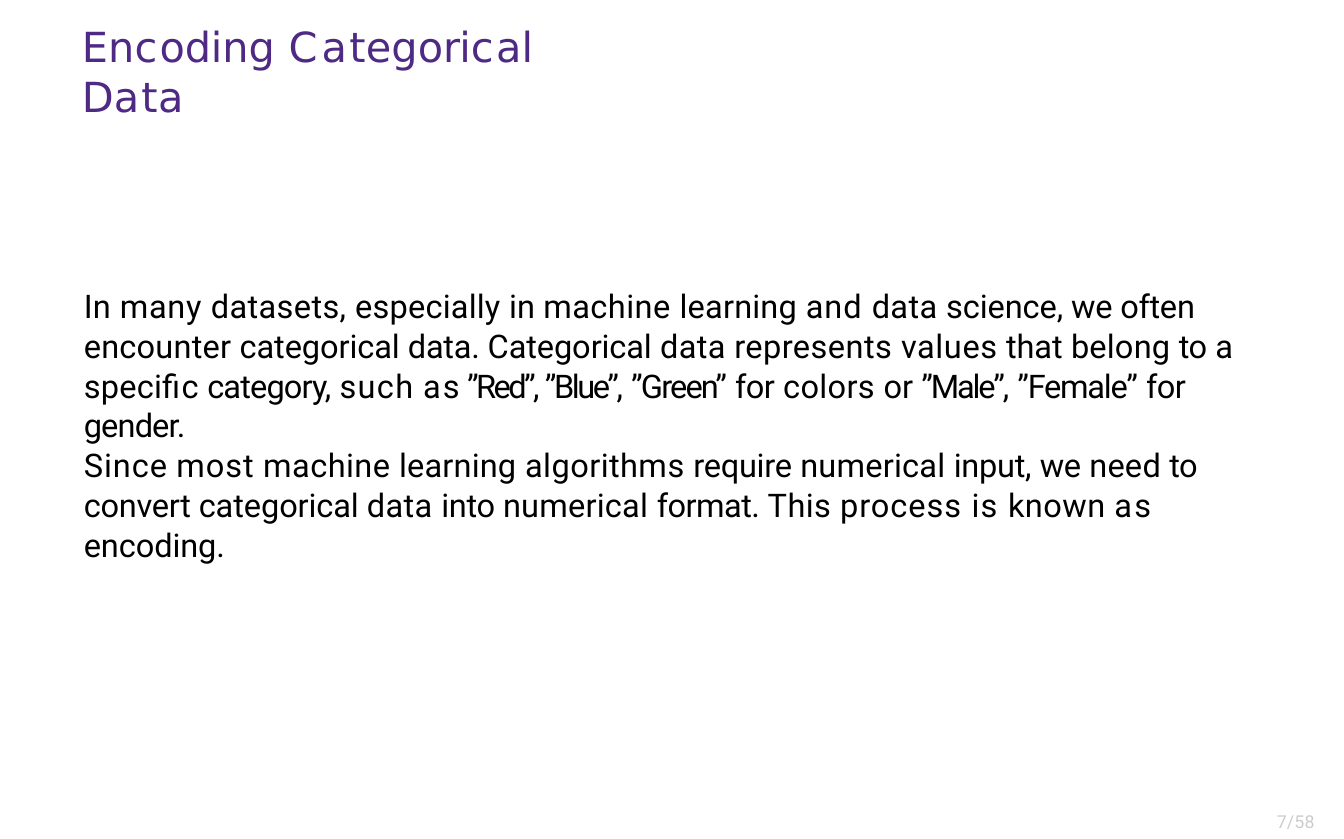
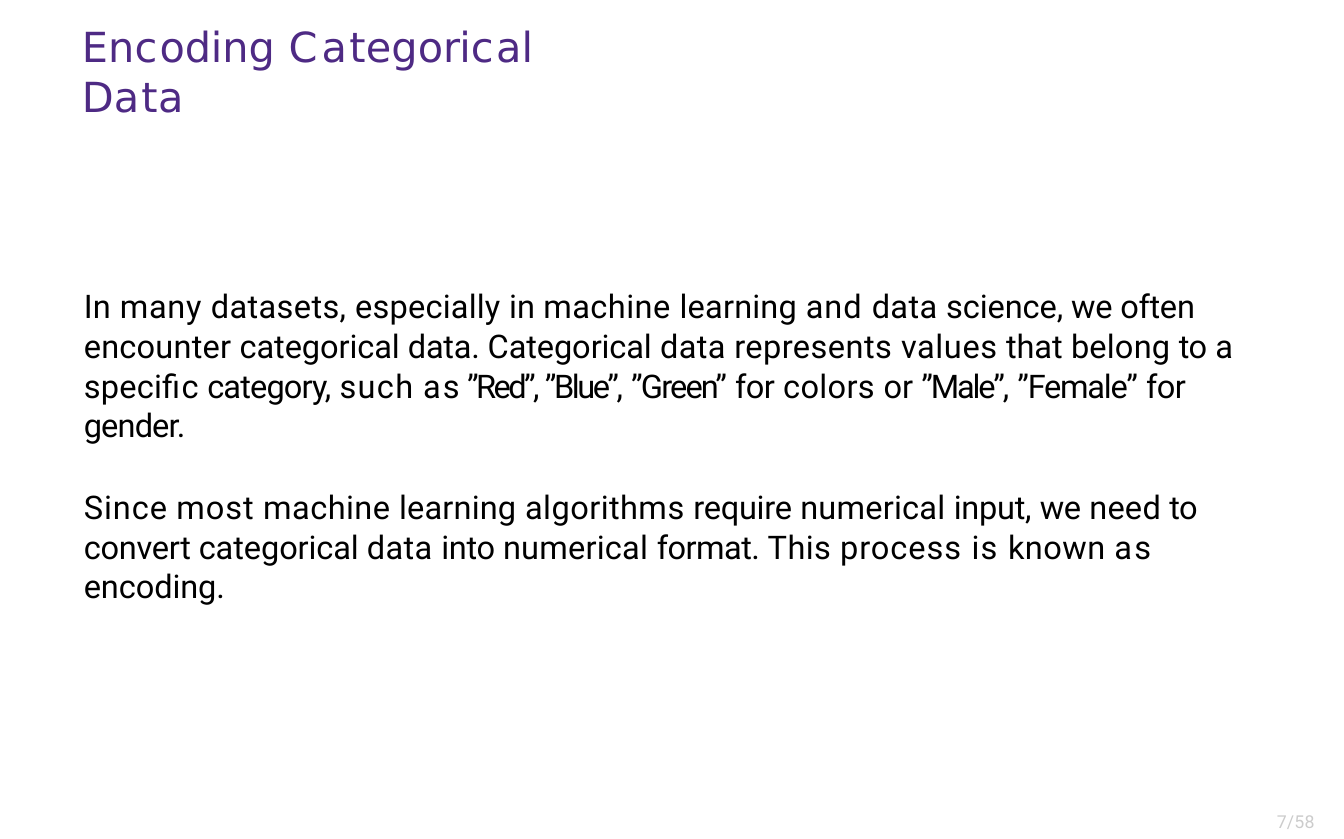
Before and after one commit to khuramgill/Ai-Labs, a slide deck: slide 8 of Lab 9/AIPresentation.pptx. Drawn at 1344x839 pixels with LibreOffice and Linux fonts; fonts in the diff are those of the drawing. Boxes give left, top, right and bottom in pixels: in the first picture for what was removed or moved away, otherwise in the second. Text is boxed around its words. In the diff, an @@ line names an element or a change of style, - is before the commit and + after.

```diff
--- a/Lab 9/AIPresentation.pptx
+++ b/Lab 9/AIPresentation.pptx
@@ text "In many datasets, especially in ..." rewrapped from (x1=84, y1=293, x2=1233, y2=564) to (x1=84, y1=293, x2=1233, y2=605) @@
```
